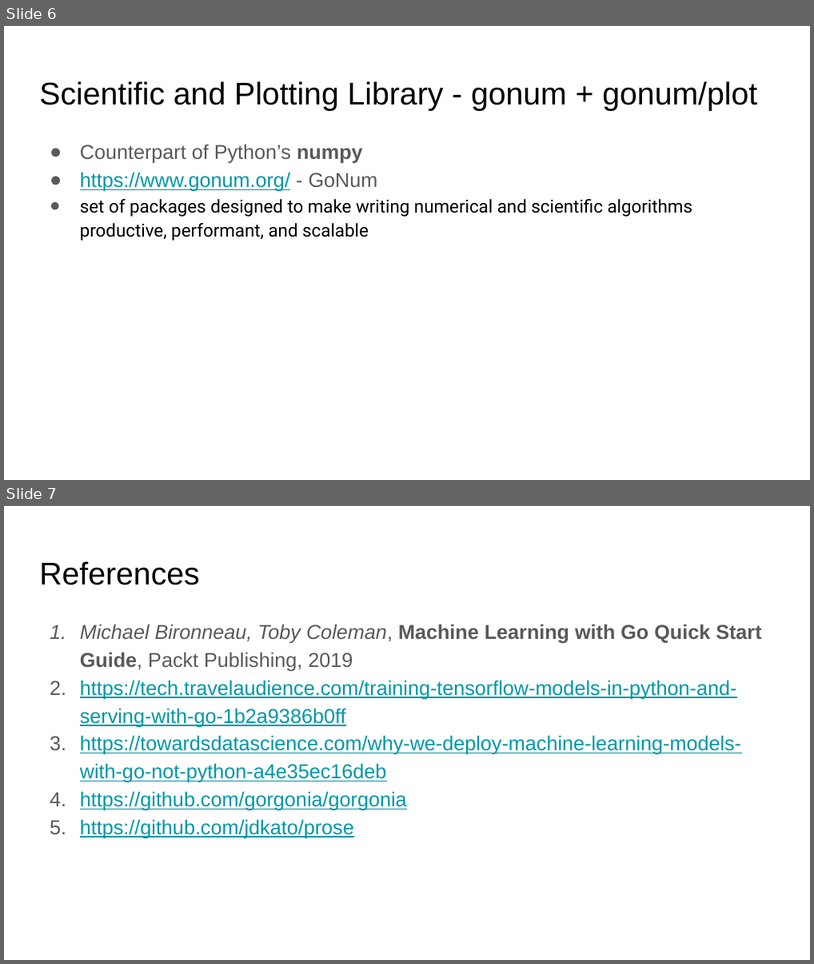
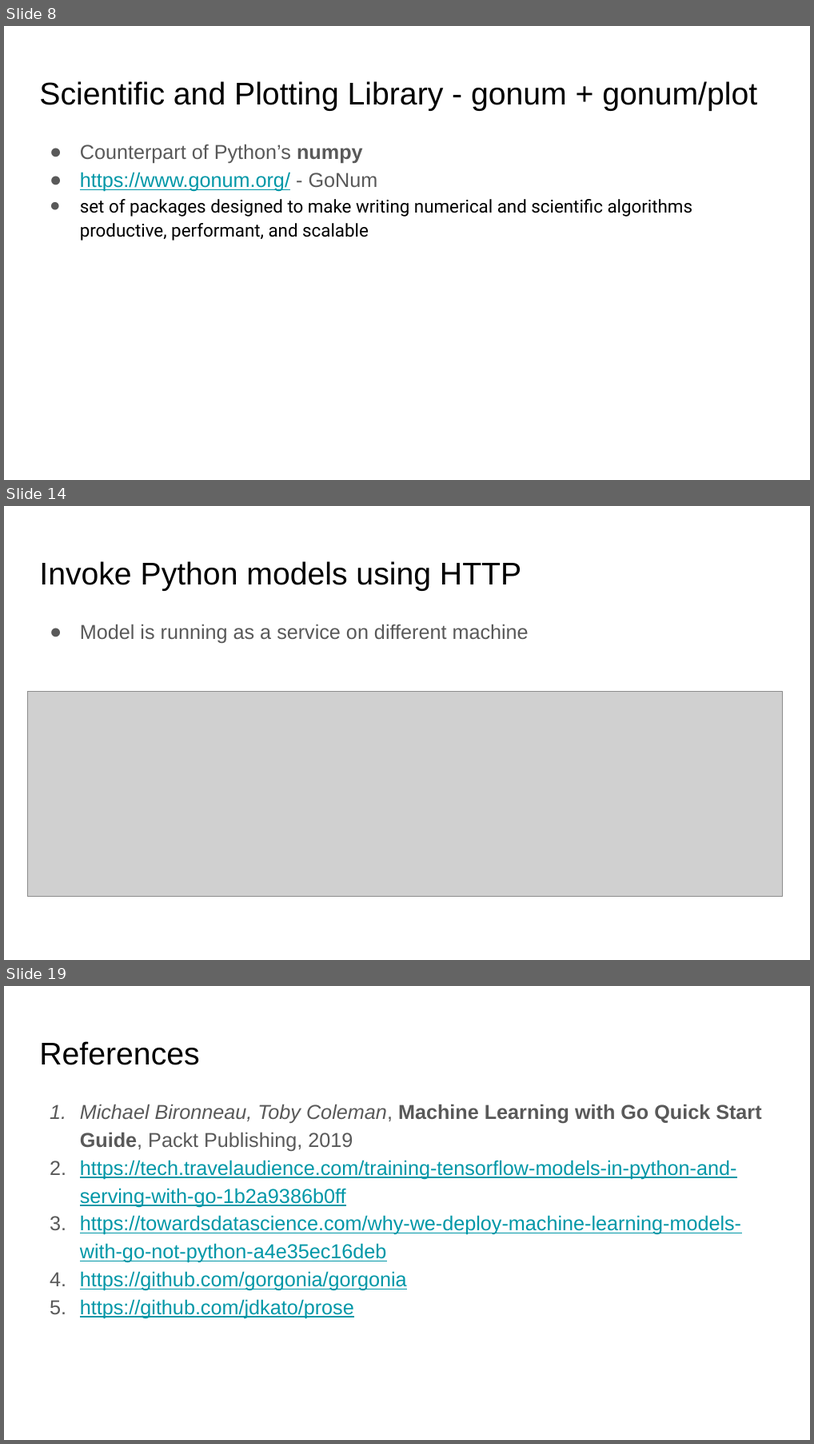
Before and after one commit to ephraimberkovitch/golang_ml, a slide deck: Go ML Meetup.pptx. Shown one above the other, each under a label of ours: slides 6 and 7 before the commit, slides 8, 14 and 19 after it; the slides between them are not shown. The pictures are 814x964 and 814x1444 pixels, drawn with LibreOffice and Linux fonts; fonts in the diff are those of the drawing; grey boxes stand for pictures. Boxes give left, top, right and bottom in pixels: in the first picture for what was removed or moved away, otherwise in the second. Text is boxed around its words. In the diff, an @@ line names an element or a change of style, - is before the commit and + after.

```diff
--- a/Go ML Meetup.pptx
+++ b/Go ML Meetup.pptx
@@ slide 14 added at bbox=[4, 506, 810, 960], background #FFFFFF @@
@@ title added at bbox=[39, 561, 522, 591], 28 pt, text #000000 @@
+Invoke Python models using HTTP
@@ text added at bbox=[80, 624, 529, 643], 18 pt, text #595959 @@
+● Model is running as a service on different machine
@@ picture added at bbox=[28, 692, 783, 896] @@
@@ what was slide 6 is now slide 8 @@
@@ what was slide 7 is now slide 19 @@
```
Also in this commit, not shown: 2 slides changed, 11 other slides added.
